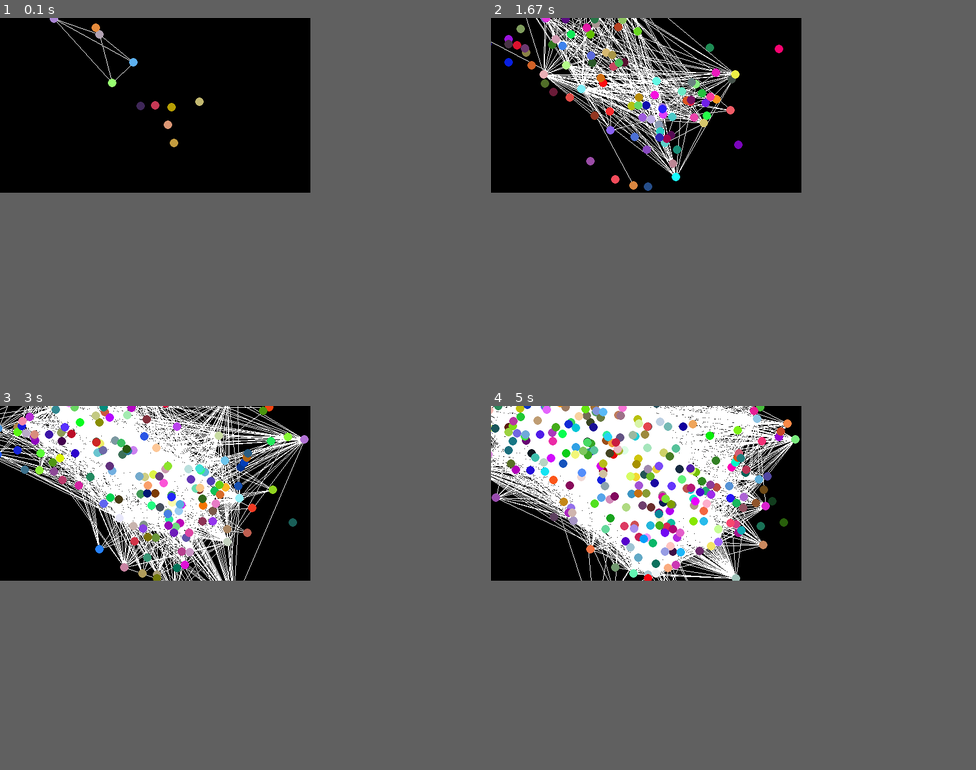
Above: before the commit, frames 1-4 (two rows, left to right).
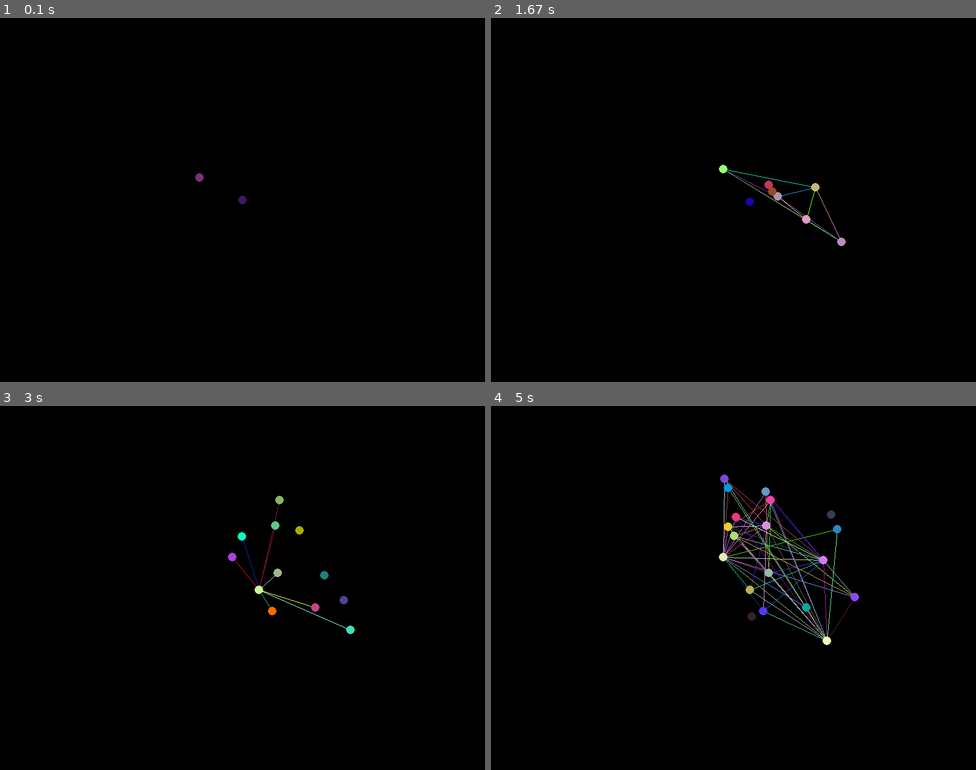
Above: after the commit, the same moments.

Repository: elbashandy/art
Game: pygame game, started from agency_fusion/life.py
Two runs of this game, one before a commit and one after it. Both use one fixed random seed, a clock stepped at 60 frames per second and the inputs below.
Inputs:
- Up to frame 1 (0.1 s): no input
- Up to frame 2 (1.67 s): no input
- Up to frame 3 (3 s): no input
- Up to frame 4 (5 s): no input
In our replay, the window is 512x288 before the commit and 800x600 after it. These sizes can differ from the game's own. Grey fills any space a smaller window leaves; there, only what the larger window draws over its background counts as a difference.

The runs differ from the first frame. In frame 1, 0.5% of the frame differs, in the area x 10-51%, y 0-52%; in frame 2, 6.9%; in frame 3, 16%; in frame 4, 22%, in the area x 0-76%, y 0-66%.

Commit message:
Changed configuration

Diff:
--- a/agency_fusion/life.py
+++ b/agency_fusion/life.py
@@ -9,9 +9,13 @@
 import random
 
 
-MAX_DISTANCE = 40.0
+WIDTH = 800
+HEIGHT = 600
+MAX_DISTANCE = 30.0
 COLOR_DISTANCE_RATIO = 30.0/(256+256+256)
+EXTRA_RATIO_FACTOR = 0.8
 NODE_RADIUS = 7
+REMOVE_CIRCLE_TURN = 2
 
 class NetworkCircle:
     def __init__(self, x, y, color, radius=3):
@@ -27,7 +31,8 @@
     def calculate_reach(self):
         r, g, b = self.color
 
-        reach = COLOR_DISTANCE_RATIO * (r + g + b)
+        reach = COLOR_DISTANCE_RATIO * (r + g + b) * EXTRA_RATIO_FACTOR
+        #print("reach:", reach)
         return reach
 
     def update(self):
@@ -45,8 +50,8 @@
 def new_circle(coords: tuple, bounds: tuple = (80, 80)):
     x, y = coords
     bx, by = bounds
-    new_x = x + random.randint(-bx, bx)
-    new_y = y + random.randint(-by, by)
+    new_x = min(max(x + random.randint(-bx, bx), 0), WIDTH)
+    new_y = min(max(y + random.randint(-by, by), 0), HEIGHT)
     return NetworkCircle(
         new_x, new_y,
         (
@@ -60,8 +65,6 @@
 def edge_id(n1, n2): return tuple(sorted((n1, n2)))
 
 def nodes_are_close(circles, n1, n2):
-    print("n1:", n1)
-    print("n2:", n2)
     c1 = circles[n1]
     c2 = circles[n2]
 
@@ -74,7 +77,16 @@
             if j <= i:
                 continue
             if edge_id(i, j) not in edges and nodes_are_close(circles, i, j):
-                pygame.draw.line(surface, (255, 255, 255), c1.coords(), c2.coords())
+                pygame.draw.line(
+                    surface,
+                    (
+                        random.randint(0, 255),
+                        random.randint(0, 255),
+                        random.randint(0, 255)
+                    ),
+                    c1.coords(),
+                    c2.coords()
+                )
                 edges[edge_id(i, j)] = 1
 
 def main():
@@ -82,8 +94,11 @@
 
     info_object = pygame.display.Info()
 
-    screen_w = int(info_object.current_w/2.5)
-    screen_h = int(info_object.current_h/2.5)
+    #screen_w = int(info_object.current_w/2.5)
+    #screen_h = int(info_object.current_h/2.5)
+
+    screen_w = WIDTH
+    screen_h = HEIGHT
 
     screen = pygame.display.set_mode([screen_w, screen_h])
 
@@ -116,6 +131,7 @@
 
     # Run until the music finishes or let the user quits
     running = True
+    del_index = 0
     while running:
         t = pygame.time.get_ticks()
         #delta_time = (t - last_tick) / 1000.0
@@ -136,6 +152,12 @@
 
         # update the full display surface to the screen
         pygame.display.flip()
+        pygame.time.wait(150)
+
+        del_index += 1
+        if del_index % REMOVE_CIRCLE_TURN == 0:
+            del_index = 0
+            del circles[random.randint(0, len(circles) - 1)]
 
         for event in pygame.event.get():
             if event.type == pygame.QUIT:
